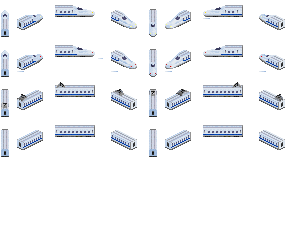
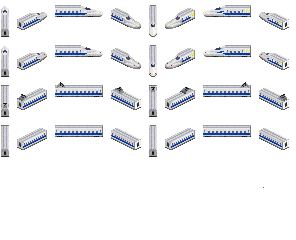
Comparing the layer stacks of the two 296 x 240 images. Changes:
showed group "12" (9 layers) over bbox(1, 5, 289, 188)
painted on "Lights 12" over bbox(129, 16, 173, 67)
showed "N700S 12", painted on it over bbox(1, 5, 289, 188)
hid group "10" (9 layers) over bbox(1, 5, 289, 188)
painted on "Lights 10" over bbox(129, 23, 173, 67)
hid "N700 Kyushu 10", painted on it over bbox(1, 5, 285, 156)
